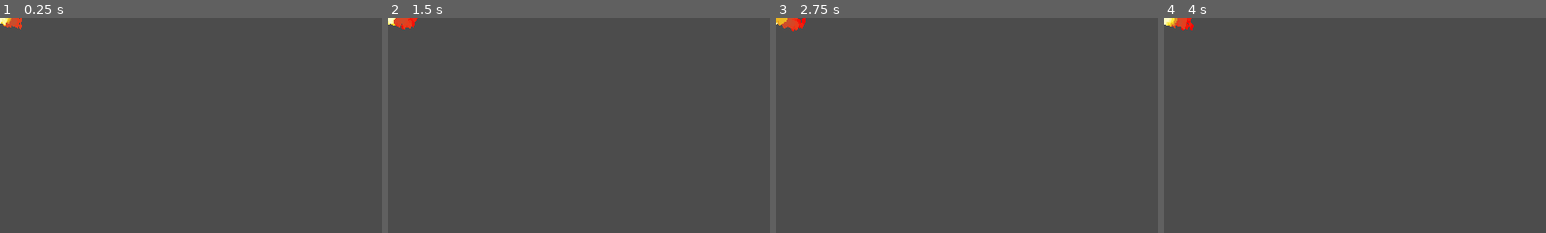
Above: before the commit, frames 1-4 (left to right).
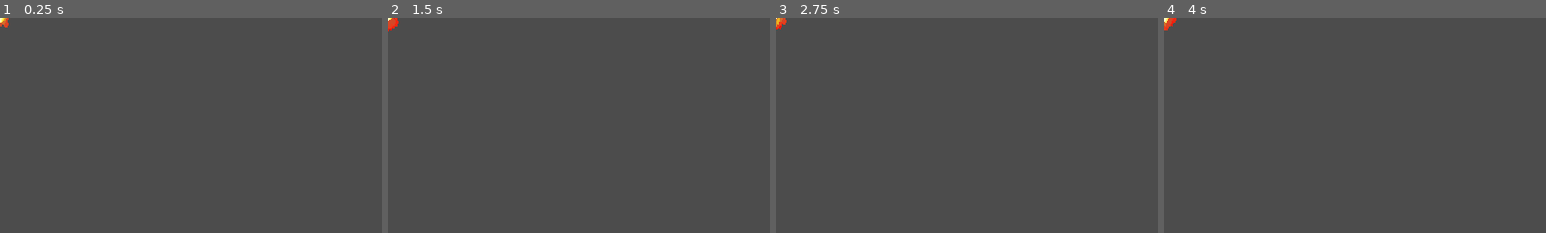
Above: after the commit, the same moments.

Repository: Erdandrej/Dungeoneers
Game: Godot game, scene res://Projectiles/Fireblast.tscn
Two runs of this game, one before a commit and one after it. Both use one fixed random seed, a clock stepped at 60 frames per second and the inputs below. This scene is started directly instead of the project's main scene.
Inputs (mouse positions are % of the whole screen's width and height, from its top left):
- Up to frame 1 (0.25 s): no input
- Up to frame 2 (1.5 s): tap Enter (ui_accept) at 0.5, 0.77 s; move the mouse to (72, 45) at 0.52 s; hold D (right) 0.53-1.28 s; hold Right mouse button (alt_cast) 0.53-1.28 s; click (72, 45) at 0.8 s; move the mouse to (30, 55) at 1.27 s; hold S (down) from 1.28 s (still down); click (30, 55) at 1.35 s
- Up to frame 3 (2.75 s): tap Enter (ui_accept) at 1.52, 2 s; right-click (30, 55) at 1.55 s; move the mouse to (60, 28) at 2.02 s; release S (down) at 2.03 s; hold D (right) from 2.03 s (still down); hold Right mouse button (alt_cast) from 2.03 s (still down); click (60, 28) at 2.3 s
- Up to frame 4 (4 s): move the mouse to (45, 70) at 2.77 s; release D (right) at 2.78 s; release Right mouse button (alt_cast) at 2.78 s; hold W (up) 2.78-3.53 s; click (45, 70) at 2.85 s; tap Enter (ui_accept) at 3.02, 3.5, 3.77 s; right-click (45, 70) at 3.05 s; move the mouse to (80, 65) at 3.52 s; hold A (left) from 3.53 s (still down); hold Right mouse button (alt_cast) from 3.53 s (still down); click (80, 65) at 3.8 s
The pictures show only the part of the screen within x 0-50%, y 0-50%; the shares and areas given below are measured in that part.

The runs differ from the first frame. In frame 1, 0.2% of the frame differs, in the area x 0-6%, y 0-6%; in frame 2, 0.3%; in frame 3, 0.3%, in the area x 0-8%, y 0-7%; in frame 4, 0.3%.

Commit message:
Change fireblast effect

Diff:
--- a/Dungeoneers/Effects/FireballParticle.tres
+++ b/Dungeoneers/Effects/FireballParticle.tres
@@ -12,5 +12,6 @@
 initial_velocity_random = 0.5
 orbit_velocity = 0.0
 orbit_velocity_random = 0.0
+angle = 90.0
 scale_random = 0.5
 color_ramp = ExtResource( 1 )
--- a/Dungeoneers/Effects/FireblastParticle.tres
+++ b/Dungeoneers/Effects/FireblastParticle.tres
@@ -3,14 +3,12 @@
 [ext_resource path="res://Effects/Fire.tres" type="Texture" id=1]
 
 [resource]
-emission_shape = 1
-emission_sphere_radius = 3.0
 flag_disable_z = true
-spread = 25.0
+spread = 180.0
 gravity = Vector3( 0, 0, 0 )
-initial_velocity = 50.0
+initial_velocity = 30.0
 initial_velocity_random = 0.5
-orbit_velocity = 0.0
+orbit_velocity = 1.0
 orbit_velocity_random = 0.0
 scale_random = 0.5
 color_ramp = ExtResource( 1 )
--- a/Dungeoneers/Projectiles/Fireball.tscn
+++ b/Dungeoneers/Projectiles/Fireball.tscn
@@ -1,7 +1,13 @@
-[gd_scene load_steps=2 format=2]
+[gd_scene load_steps=3 format=2]
 
 [ext_resource path="res://Projectiles/Projectile.tscn" type="PackedScene" id=1]
+[ext_resource path="res://Effects/FireballParticle.tres" type="Material" id=2]
 
 [node name="Fireball" instance=ExtResource( 1 )]
 
+[node name="Particles2D" parent="Particle" index="0"]
+process_material = ExtResource( 2 )
+
+[editable path="Particle"]
+
 [editable path="Hitbox"]
--- a/Dungeoneers/Projectiles/Fireblast.tscn
+++ b/Dungeoneers/Projectiles/Fireblast.tscn
@@ -1,7 +1,8 @@
-[gd_scene load_steps=3 format=2]
+[gd_scene load_steps=4 format=2]
 
 [ext_resource path="res://Projectiles/Projectile.tscn" type="PackedScene" id=1]
 [ext_resource path="res://Effects/LargeExplosion.tscn" type="PackedScene" id=2]
+[ext_resource path="res://Effects/FireblastParticle.tres" type="Material" id=3]
 
 [node name="Fireblast" instance=ExtResource( 1 )]
 speed = 100
@@ -11,10 +12,16 @@
 [node name="Particle" parent="." index="0"]
 scale = Vector2( 2, 2 )
 
+[node name="Particles2D" parent="Particle" index="0"]
+amount = 100
+process_material = ExtResource( 3 )
+
 [node name="Shape" parent="." index="1"]
 scale = Vector2( 2, 2 )
 
 [node name="Hitbox" parent="." index="2"]
 scale = Vector2( 2, 2 )
 
+[editable path="Particle"]
+
 [editable path="Hitbox"]
--- a/Dungeoneers/Projectiles/Projectile.tscn
+++ b/Dungeoneers/Projectiles/Projectile.tscn
@@ -4,12 +4,11 @@
 [ext_resource path="res://Projectiles/Projectile.gd" type="Script" id=3]
 [ext_resource path="res://Effects/FireballEffect.tscn" type="PackedScene" id=4]
 
-
 [sub_resource type="CircleShape2D" id=1]
-radius = 3.0
+radius = 4.5
 
 [sub_resource type="CircleShape2D" id=2]
-radius = 4.0
+radius = 5.5
 
 [node name="Projectile" type="RigidBody2D"]
 collision_layer = 32
